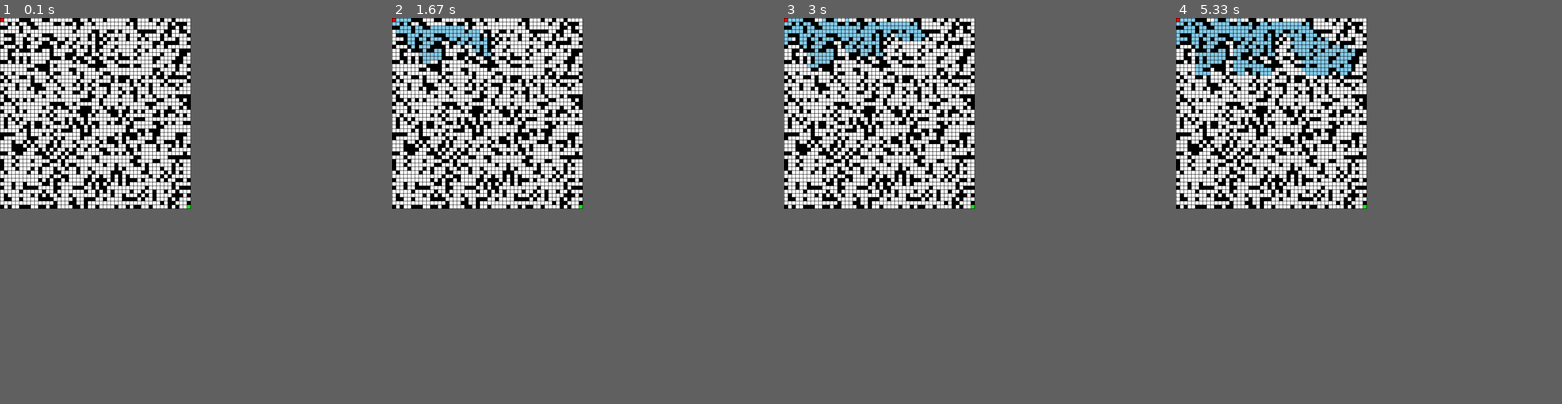
Above: before the commit, frames 1-4 (left to right).
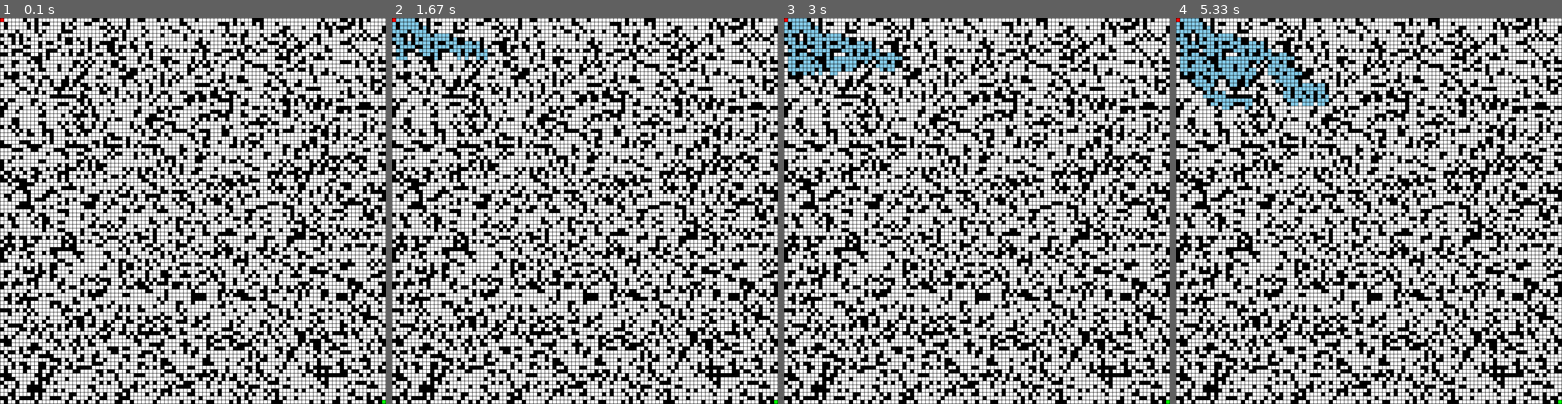
Above: after the commit, the same moments.

Repository: kushpatel97/CS-440_A_1
Game: pygame game, started from Pathfinder.py
The game is run twice, just before and just after one commit, with the same random seed, the same clock (stepped at 60 frames per second) and the same inputs.
Inputs:
- Up to frame 1 (0.1 s): no input
- Up to frame 2 (1.67 s): tap 1 at 0.33 s
- Up to frame 3 (3 s): no input
- Up to frame 4 (5.33 s): no input
In our replay, the window is 445x445 before the commit and 900x900 after it. These sizes can differ from the game's own. Grey fills any space a smaller window leaves; there, only what the larger window draws over its background counts as a difference.

The runs differ from the first frame. In frame 1, 55% of the frame differs, in the area x 0-100%, y 0-100%; in frame 2, 55%; in frame 3, 56%; in frame 4, 57%.

Commit message:
working text files

Diff:
--- a/Pathfinder.py
+++ b/Pathfinder.py
@@ -17,30 +17,30 @@
 #
 #
 # UNCOMMENT HERE FOR IT TO WORK
-ROWS = 50
-grid = generateGrid(ROWS)
-buildMaze(grid)
-grid[0][0] = 2
-start_state = (0, 0)
-grid[ROWS-1][ROWS-1] = -1
-goal_state = (ROWS-1, ROWS-1)
+# ROWS = 50
+# grid = generateGrid(ROWS)
+# buildMaze(grid)
+# grid[0][0] = 2
+# start_state = (0, 0)
+# grid[ROWS-1][ROWS-1] = -1
+# goal_state = (ROWS-1, ROWS-1)
 
 
 
 
 #
-# text_file = open('numbers2.txt', 'r')
-# lines = text_file.readlines()
-# grid = []
-# for line in lines:
-#     line = line.strip().split(',')
-#     line = list(map(int, line))
-#     grid.append(line)
-#
+text_file = open('numbers2.txt', 'r')
+lines = text_file.readlines()
+grid = []
+for line in lines:
+    line = line.strip().split(',')
+    line = list(map(int, line))
+    grid.append(line)
+
 # print(grid)
-# start_state = grid[0][0]
-# goal_state = grid[100][100]
-# ROWS = len(grid)
+start_state = (0,0)
+goal_state = (len(grid)-1, len(grid)-1)
+ROWS = len(grid)
 #
 # print('' + grid[0][0])
 
